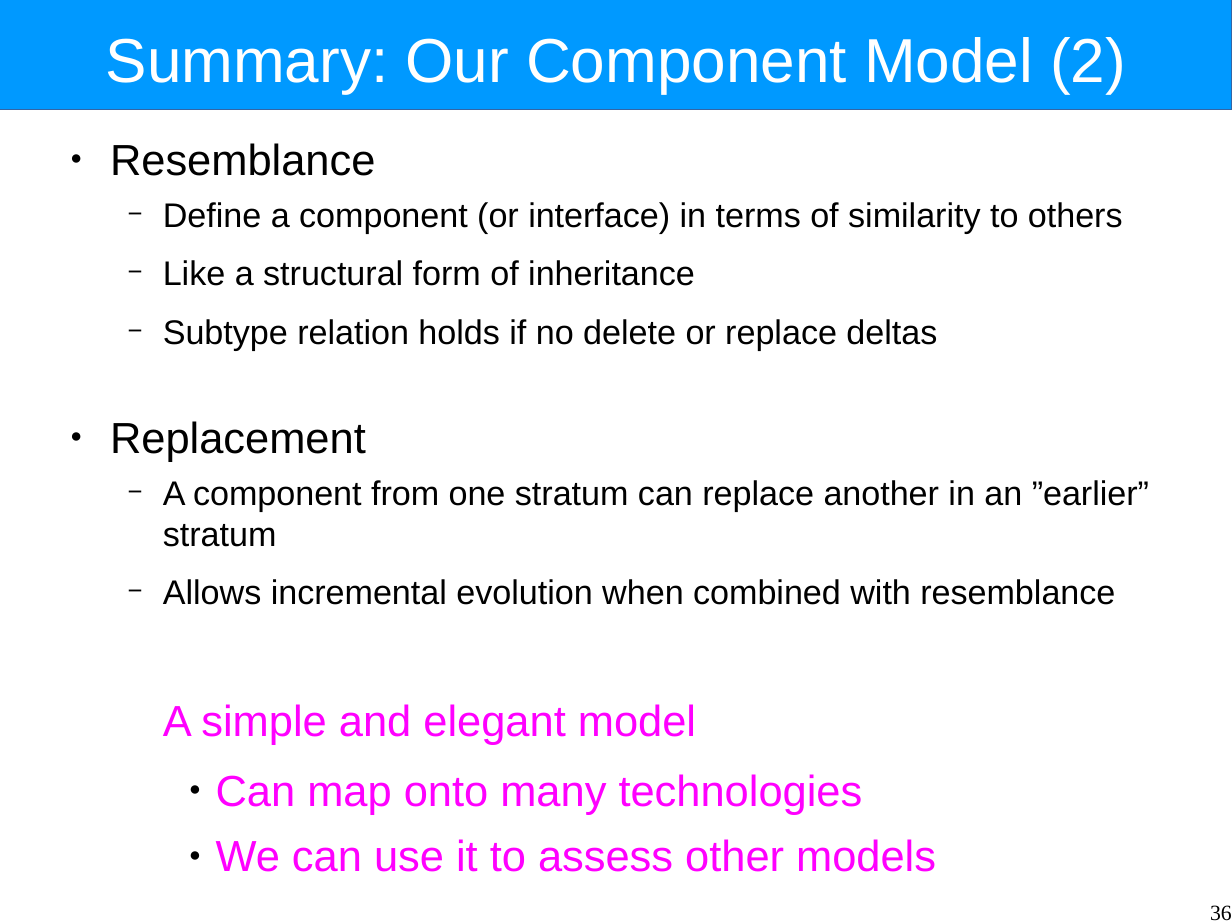
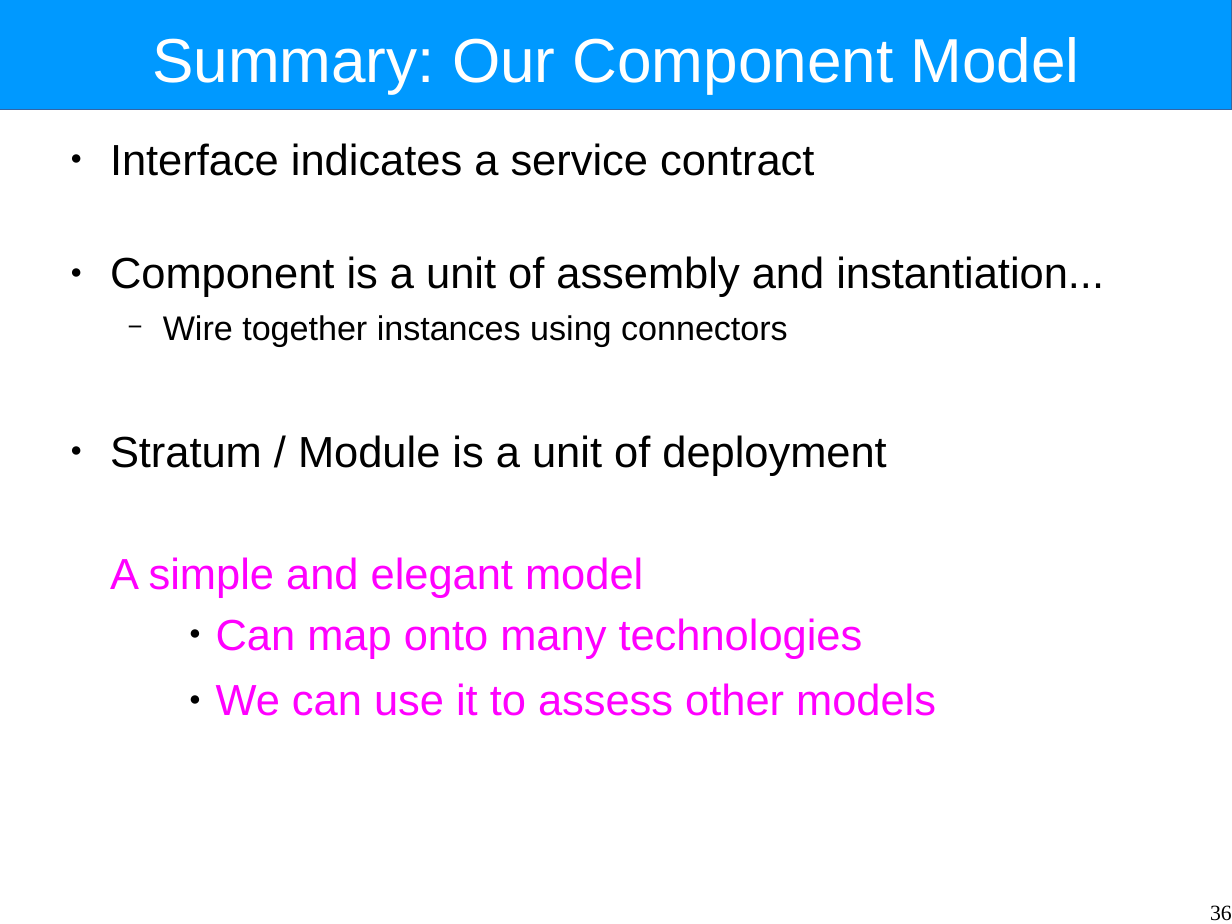
Before and after one commit to Intrinsarc/intrinsarc-evolve, a slide deck: slide 36 of Academic Work/lectures/components.odp. Drawn at 1232x924 pixels with LibreOffice and Linux fonts; fonts in the diff are those of the drawing. Boxes give left, top, right and bottom in pixels: in the first picture for what was removed or moved away, otherwise in the second. Text is boxed around its words. In the diff, an @@ line names an element or a change of style, - is before the commit and + after.

```diff
--- a/Academic Work/lectures/components.odp
+++ b/Academic Work/lectures/components.odp
@@ title at (152, 37, 1080, 94): text changed @@
-Summary: Our Component Model (2)
+Summary: Our Component Model
@@ text at (110, 143, 1104, 598): text changed; size 22 to 28 pt @@
-● Resemblance
-  − Define a component (or interface) in terms of similarity to others
-  − Like a structural form of inheritance
-  − Subtype relation holds if no delete or replace deltas
-● Replacement
-  − A component from one stratum can replace another in an ”earlier” stratum
-  − Allows incremental evolution when combined with resemblance
-    A simple and elegant model
+● Interface indicates a service contract
+● Component is a unit of assembly and instantiation...
+  − Wire together instances using connectors
+● Stratum / Module is a unit of deployment
+A simple and elegant model
```
Also in this commit, not shown: 20 other slides changed, 8 slides added, 4 slides removed.
